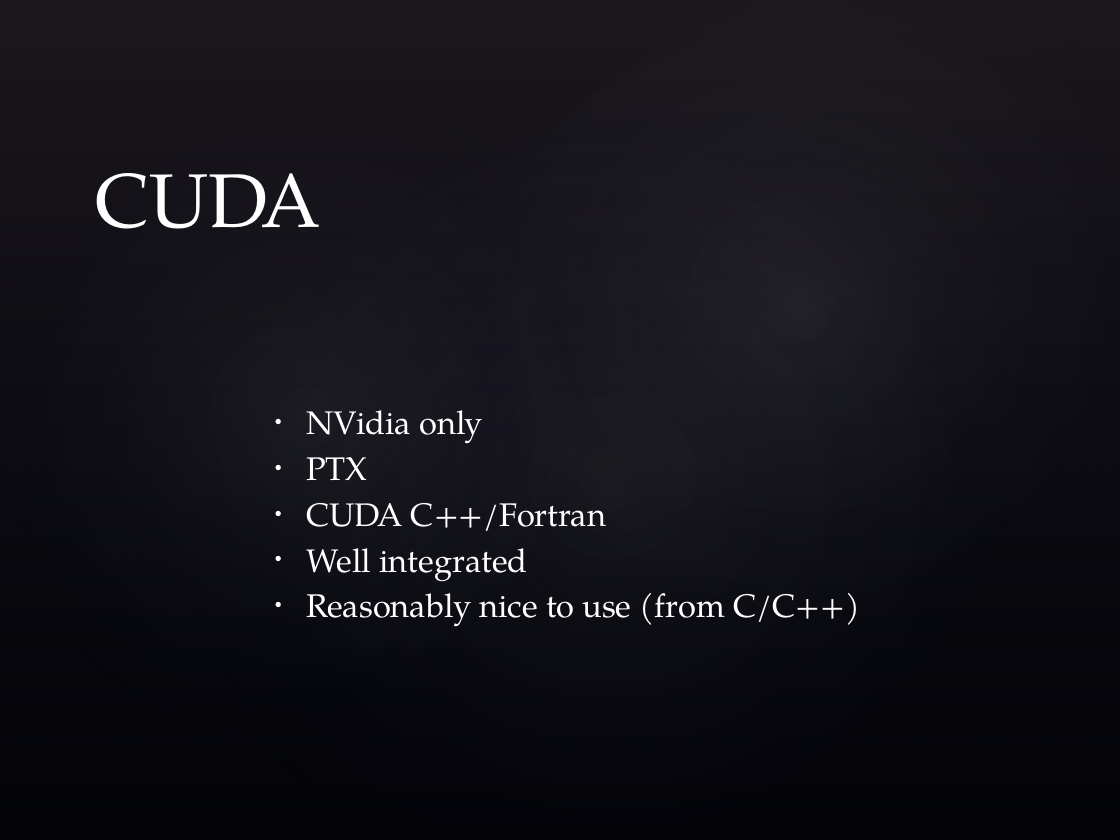
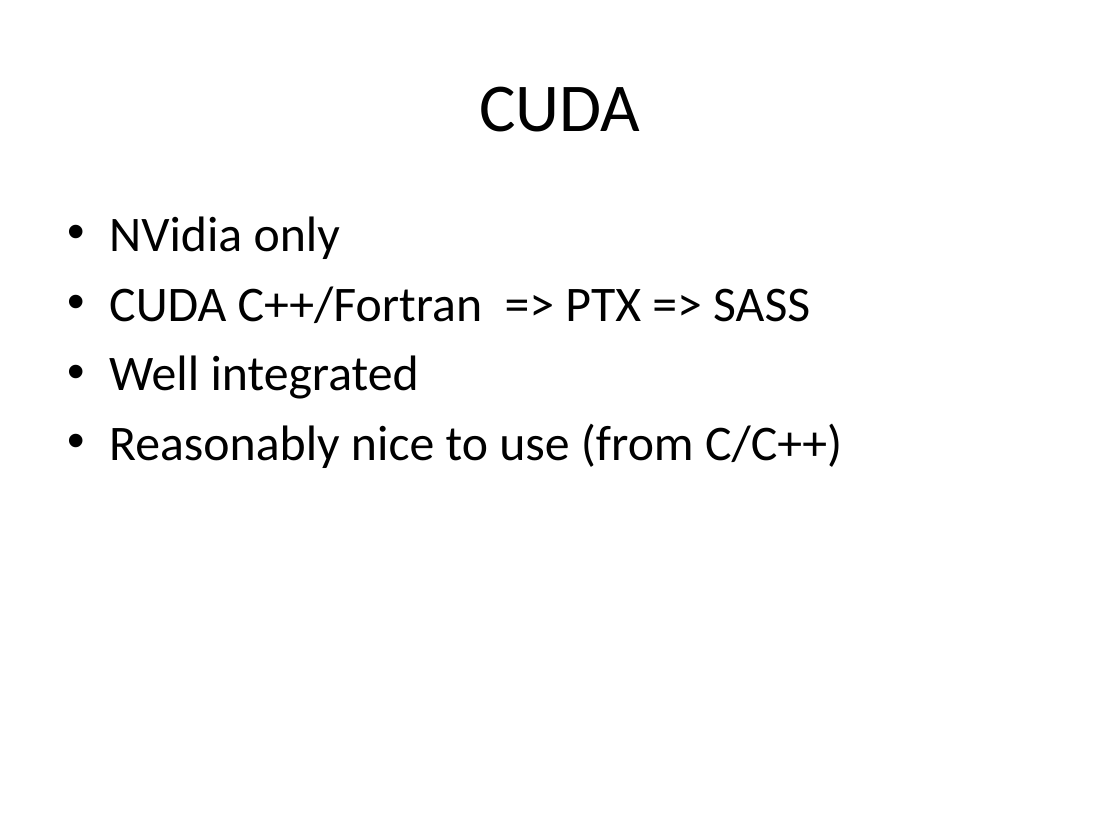
Before and after one commit to dlang/dconf.org, a slide deck: slide 5 of 2017/talks/wilson.pptx (slide 4 before the commit). Drawn at 1120x840 pixels with LibreOffice and Linux fonts; fonts in the diff are those of the drawing; background and template pictures are left out. Boxes give left, top, right and bottom in pixels: in the first picture for what was removed or moved away, otherwise in the second. Text is boxed around its words. In the diff, an @@ line names an element or a change of style, - is before the commit and + after.

```diff
--- a/2017/talks/wilson.pptx
+++ b/2017/talks/wilson.pptx
@@ background picture (left out) to #FFFFFF @@
@@ rectangle removed at bbox=[0, 0, 1120, 840] @@
@@ ellipse removed at bbox=[0, 0, 696, 840] @@
@@ ellipse removed at bbox=[51, 0, 1120, 840] @@
@@ ellipse removed at bbox=[307, 0, 1120, 761] @@
@@ title "CUDA": place and size @@
-title "CUDA" at bbox=[95, 173, 321, 229]
+title "CUDA" at bbox=[479, 86, 640, 132]
@@ title "CUDA" at bbox=[479, 86, 640, 132]: size 49 to 44 pt, font TeX Gyre Pagella to Calibri, text colour #FFFFFF to #000000; alignment left to centre; vertical alignment bottom to middle @@
@@ text "NVidia only": place and size @@
-text "NVidia only" at bbox=[306, 410, 860, 627]
+text "NVidia only" at bbox=[109, 216, 842, 468]
@@ text "NVidia only" at bbox=[109, 216, 842, 468]: vertical alignment middle to top @@
@@ text at bbox=[109, 216, 842, 468]: size 21 to 32 pt, font TeX Gyre Pagella to Calibri, text colour #FFFFFF to #000000 in "NVidia only", "Well integrated", "Reasonably nice to use (from C/C++)"; indent changed; more space between paragraphs @@
@@ text at bbox=[109, 286, 810, 323]: text changed; size 21 to 32 pt; font TeX Gyre Pagella to Calibri; text colour #FFFFFF to #000000 @@
-• PTX
-• CUDA C++/Fortran
+• CUDA C++/Fortran => PTX => SASS
```
Also in this commit, not shown: 21 other slides changed, 3 slides added, 7 slides removed, 1 other file.
